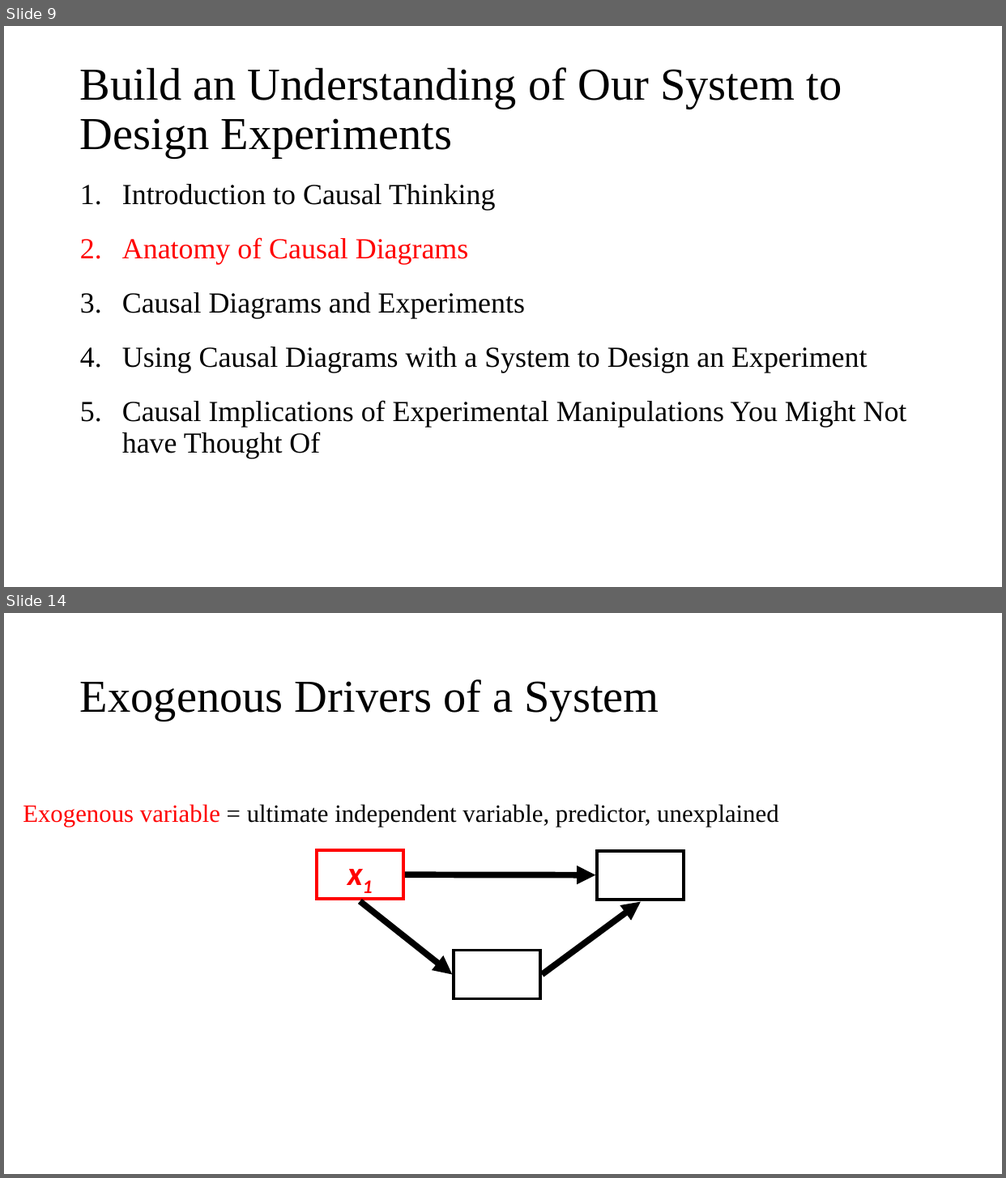
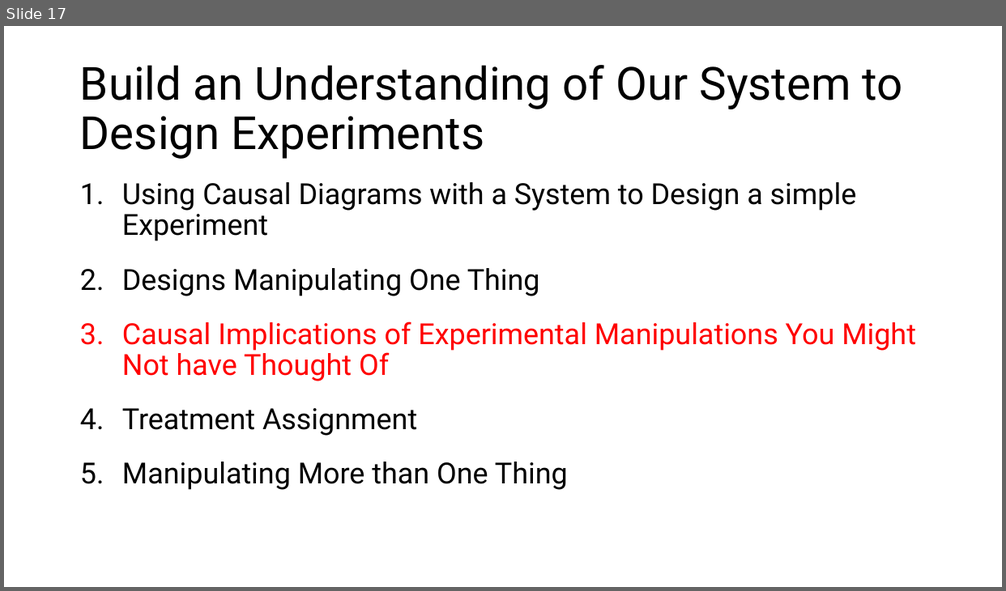
Before and after one commit to biol607/biol607.github.io, a slide deck: lectures/causality_experiments.pptx. Shown one above the other, each under a label of ours: slides 9 and 14 before the commit, slide 17 after it; the slides between them are not shown. The pictures are 1006x1178 and 1006x591 pixels, drawn with LibreOffice and Linux fonts; fonts in the diff are those of the drawing. Boxes give left, top, right and bottom in pixels: in the first picture for what was removed or moved away, otherwise in the second. Text is boxed around its words. In the diff, an @@ line names an element or a change of style, - is before the commit and + after.

Commit message:
Updating expt design lecture

```diff
--- a/lectures/causality_experiments.pptx
+++ b/lectures/causality_experiments.pptx
@@ slide 14 removed at box(4, 613, 1002, 1174), background #FFFFFF @@
@@ title removed at box(80, 679, 659, 721) @@
-Exogenous Drivers of a System
@@ text removed at box(23, 804, 778, 827) @@
-Exogenous variable = ultimate independent variable, predictor, unexplained
@@ rectangle removed at box(317, 850, 404, 899) @@
-x1
@@ rectangle removed at box(598, 851, 684, 900) @@
@@ arrow removed from (405, 875) to (595, 875) @@
@@ arrow removed from (360, 901) to (453, 974) @@
@@ arrow removed from (543, 974) to (641, 902) @@
@@ rectangle removed at box(454, 951, 541, 999) @@
@@ what was slide 9 is now slide 17 @@
@@ slide 17 changed as well @@
@@ title "Build an Understanding of Our ..." at box(80, 65, 903, 159): font Times New Roman to Roboto @@
@@ text at box(122, 182, 857, 297): text changed; font Times New Roman to Roboto @@
-1. Introduction to Causal Thinking
-2. Anatomy of Causal Diagrams
-3. Causal Diagrams and Experiments
-4. Using Causal Diagrams with a System to Design an Experiment
+1. Using Causal Diagrams with a System to Design a simple Experiment
+2. Designs Manipulating One Thing
@@ text at box(122, 322, 916, 382): font Times New Roman to Roboto, text colour #000000 to #FF0000 in "Causal Implications of Experimental Manipulations You Might ..." @@
@@ text at box(122, 408, 568, 490): paragraphs added @@
+4. Treatment Assignment
+5. Manipulating More than One Thing
```
Also in this commit, not shown: 21 other slides changed, 25 slides added, 29 other slides removed.
